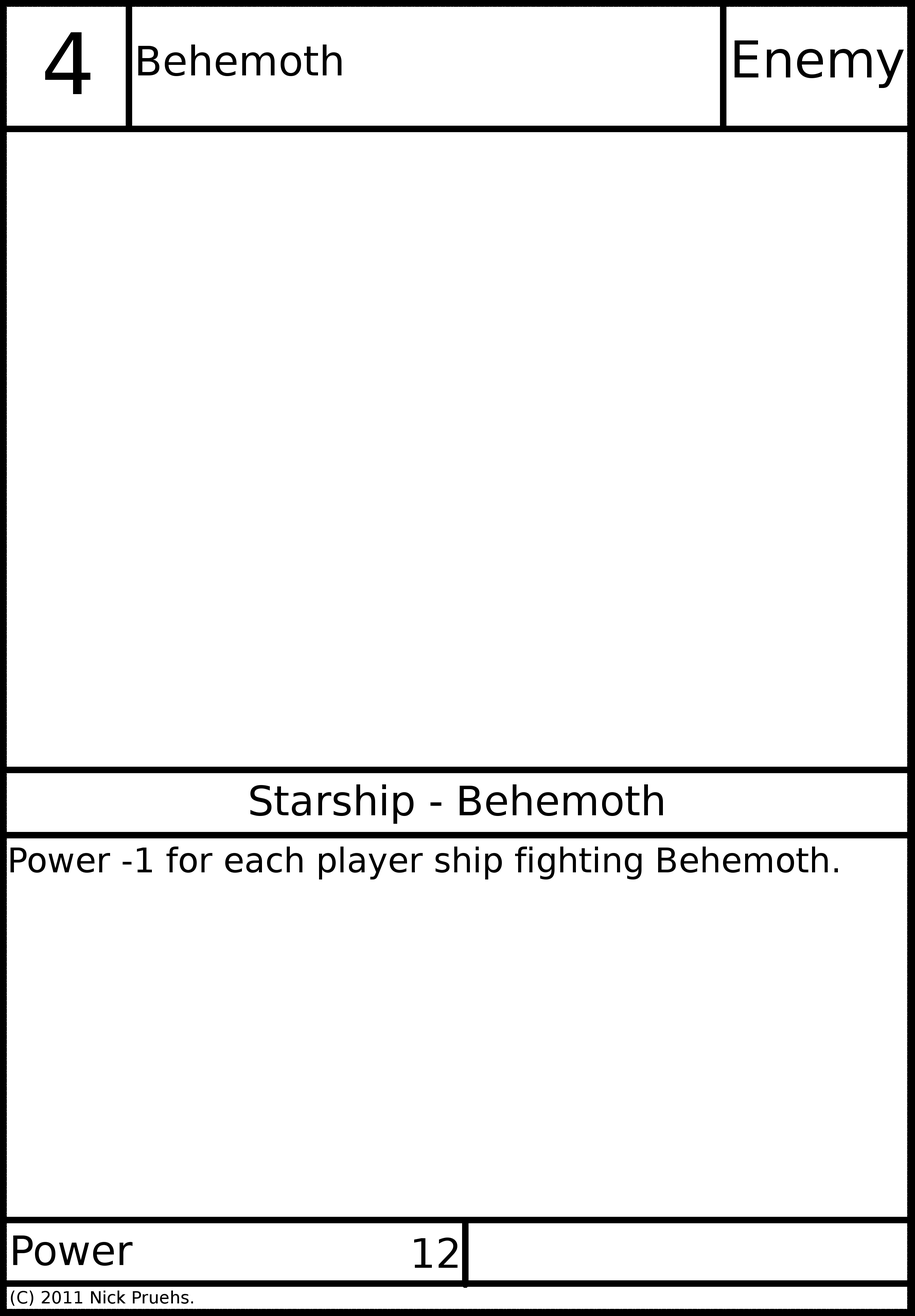
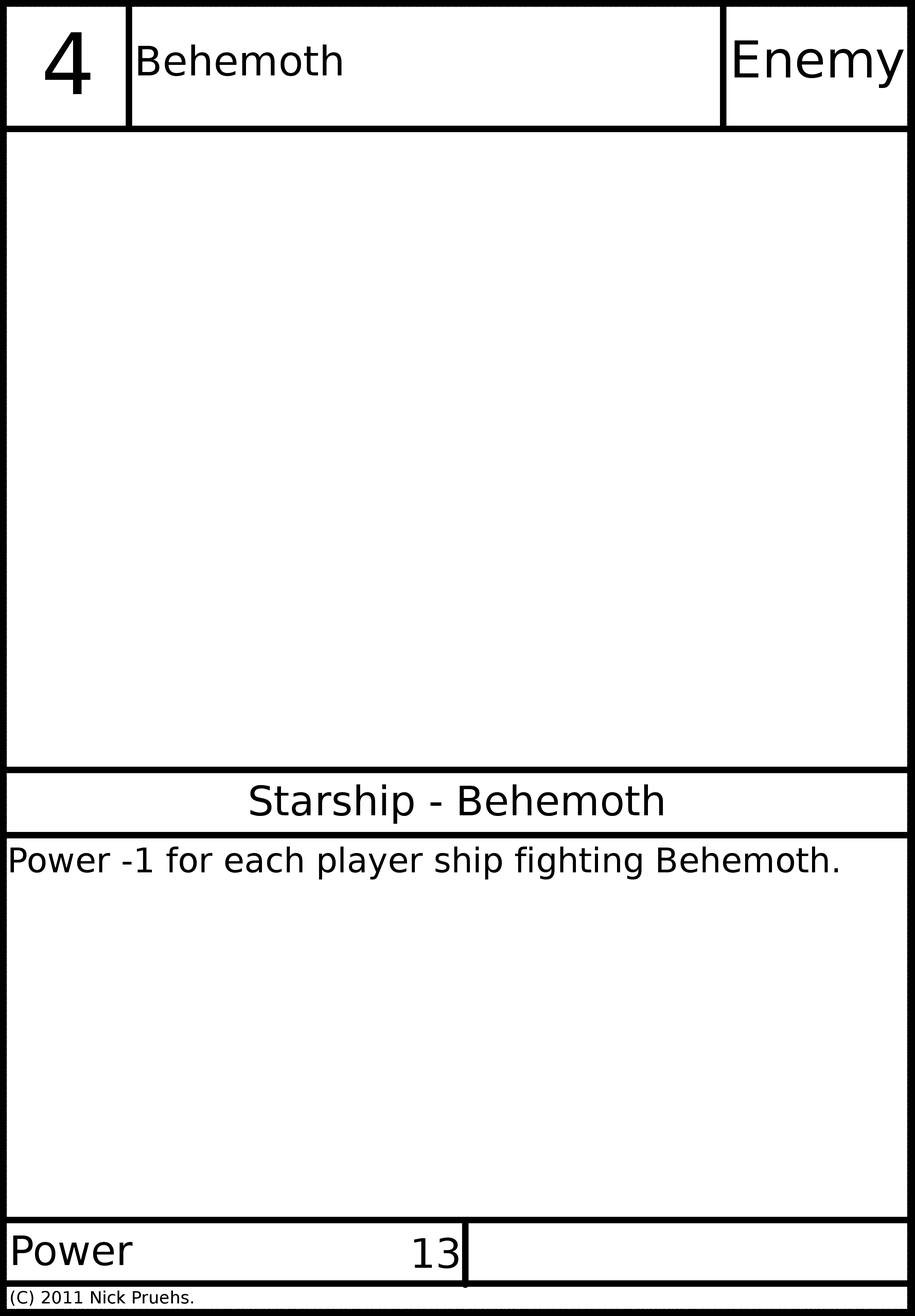
Two versions of the same layered image (915 x 1316). Layer-by-layer changes:
painted on "Power Value" over [438, 1237, 459, 1269]
